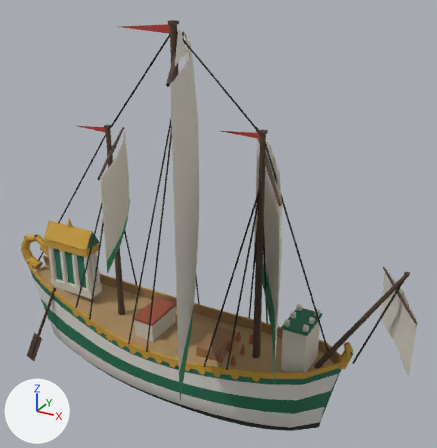
One commit to the glTF model public/harbour/kit/titan_usdt.glb: the scene before it, then after it.
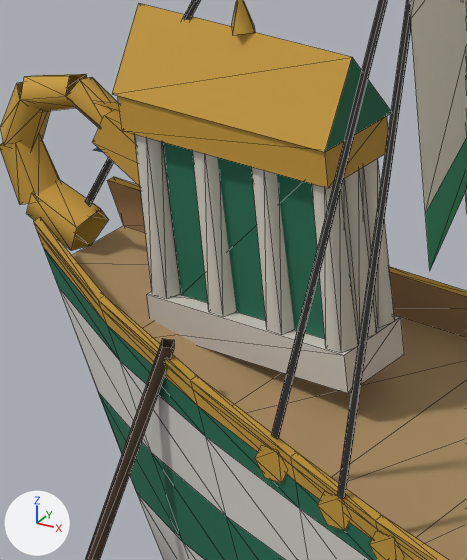
Old and new are each drawn whole from a 50 mm lens placed at (26.1, -38.6, 34.8), pointed at (3.9, 1.7, 14.6) and again close up on the part from 5% to 26% of the width and 49% to 74% of the height. The lights are fixed; the arrows at lower left show +X, +Y and +Z. The first two pictures are the older version. The close-ups show mesh edges as thin lines. Where no turn or scale is listed for an object, it has been applied to the vertices. Vertices at exactly the same position are counted once.

Names of what the first close-up shows: 'deck', 'hull', 'rigging', 'sail_extra' and 1 more.
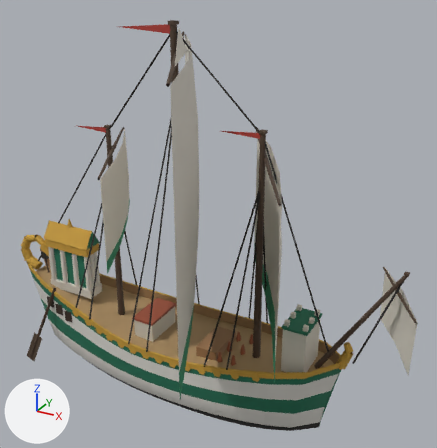
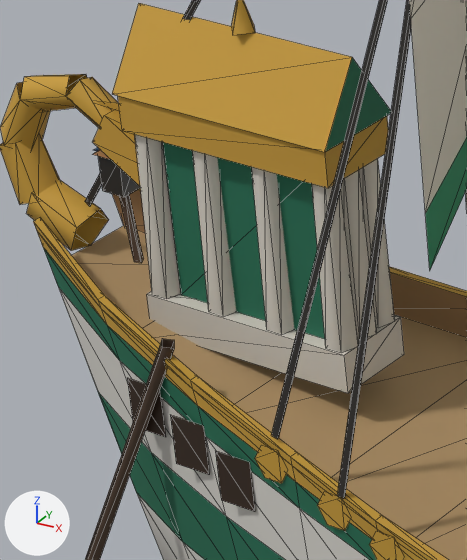
The change, as a diff of the scene's bpy script:
```diff
--- a/public/harbour/kit/titan_usdt.glb.py
+++ b/public/harbour/kit/titan_usdt.glb.py
@@ mat_hb_fleet_window @@
+mat_hb_fleet_window = bpy.data.materials.new('hb_fleet_window')
+# nodes: BsdfPrincipled, Mix, OutputMaterial, VertexColor
+# colours: white #e7e7e7, mixed with the vertex colours
@@ mat_hb_emissive @@
+mat_hb_emissive = bpy.data.materials.new('hb_emissive')
+# nodes: BsdfPrincipled, Mix, OutputMaterial, VertexColor
+# colours: white #e7e7e7, mixed with the vertex colours
@@ me_deck @@
 # used by ob_deck; location = (-1.4, 0.0, 4.81)
-me_deck.from_pydata(...)  # 306 vertices, 370 faces; spans x -14.8..14.8, y -2.9..2.9, z -7.9..7.9
+me_deck.from_pydata(...)  # 321 vertices, 382 faces; spans x -14.8..14.8, y -2.9..2.9, z -7.9..7.9
+# me_deck part 1
+# 15 vertices are added at x -13.5..-12.8, y -0.4..0.4, z 1.3..4.1
+# 12 new faces join them
 me_deck.materials.append(mat_hb_opaque)
@@ me_stern_windows @@
+me_stern_windows.from_pydata(...)  # 24 vertices, 12 faces; spans x -1.77..1.77, y -2.96..2.96, z -0.8..0.8
+me_stern_windows.materials.append(mat_hb_fleet_window)
@@ me_stern_lantern_glass @@
+me_stern_lantern_glass.from_pydata(...)  # 8 vertices, 8 faces; spans x -0.282..0.282, y -0.282..0.282, z -0.409..0.409
+me_stern_lantern_glass.materials.append(mat_hb_emissive)
@@ ob_stern_windows @@
+ob_stern_windows = bpy.data.objects.new('stern_windows', me_stern_windows)
+ob_stern_windows.location = (-10.89, 0.0, 4.38)
@@ ob_stern_lantern_glass @@
+ob_stern_lantern_glass = bpy.data.objects.new('stern_lantern_glass', me_stern_lantern_glass)
+ob_stern_lantern_glass.location = (-14.59, 0.0, 8.15)
```

Where the change shows, as pixel boxes [x1, y1, x2, y2] in the close-ups (467 x 560 px):
'stern_windows', added
    after: [127, 378, 255, 512]
'stern_lantern_glass', added
    after: [98, 156, 140, 197]
part 1 of me_deck, added
    after: [93, 149, 143, 263]
